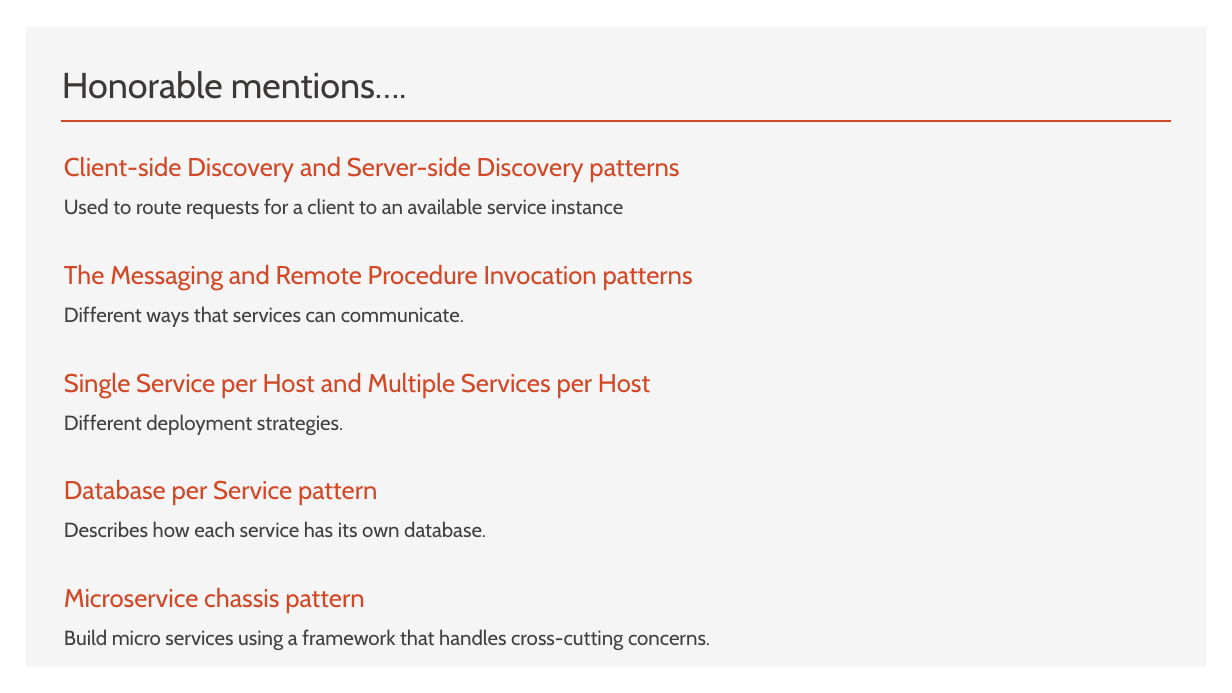
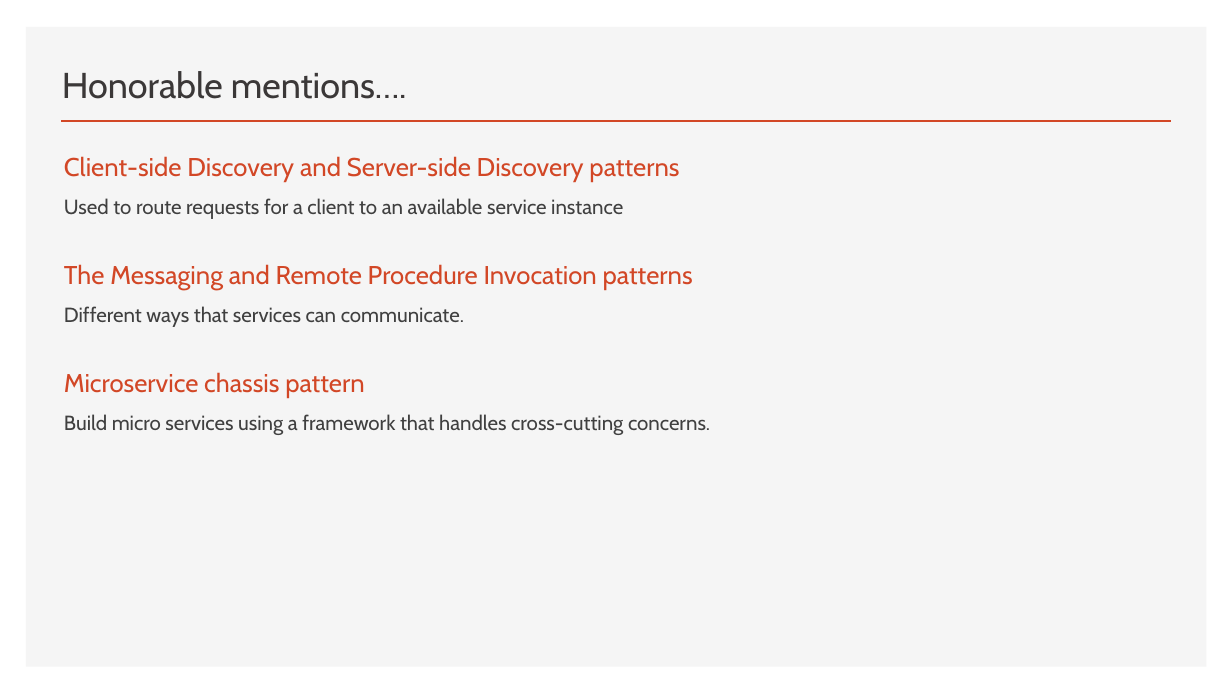
Before and after one commit to brianperera/EasyMaintain, a slide deck: slide 10 of Documents/MicroServices.pptx (slide 9 before the commit). Drawn at 1232x693 pixels with LibreOffice and Linux fonts; fonts in the diff are those of the drawing. Boxes give left, top, right and bottom in pixels: in the first picture for what was removed or moved away, otherwise in the second. Text is boxed around its words. In the diff, an @@ line names an element or a change of style, - is before the commit and + after.

```diff
--- a/Documents/MicroServices.pptx
+++ b/Documents/MicroServices.pptx
@@ text at box(64, 372, 650, 537): paragraphs removed @@
-Single Service per Host and Multiple Services per Host
-Different deployment strategies.
-Database per Service pattern
-Describes how each service has its own database.
```
Also in this commit, not shown: 5 other slides changed, 3 slides added, 2 slides removed.
